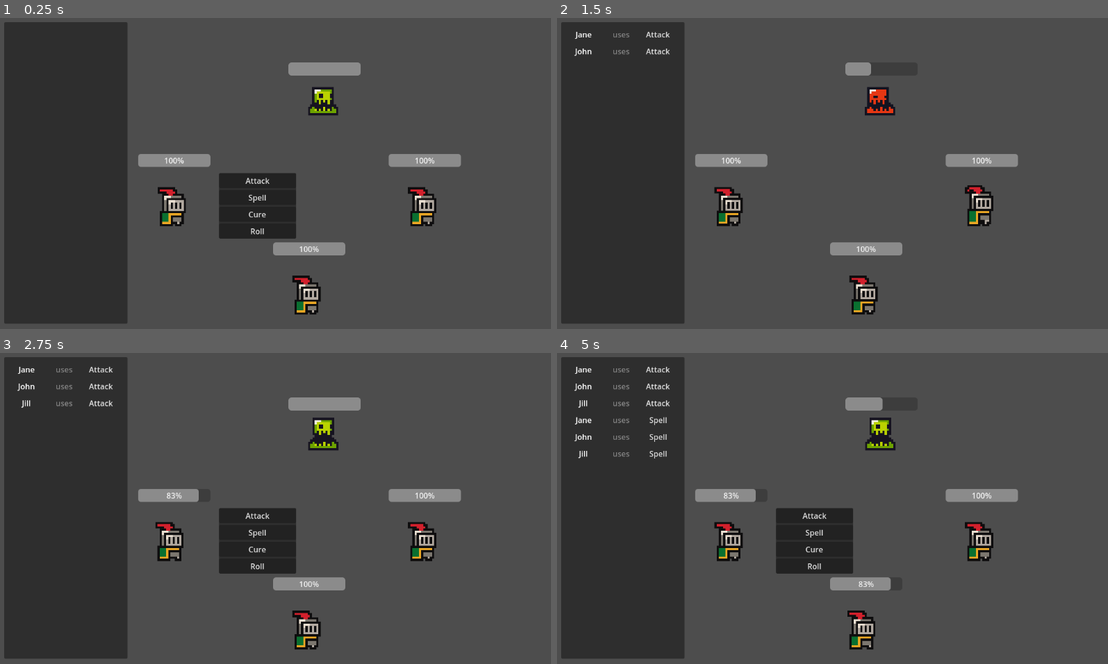
Above: before the commit, frames 1-4 (two rows, left to right).
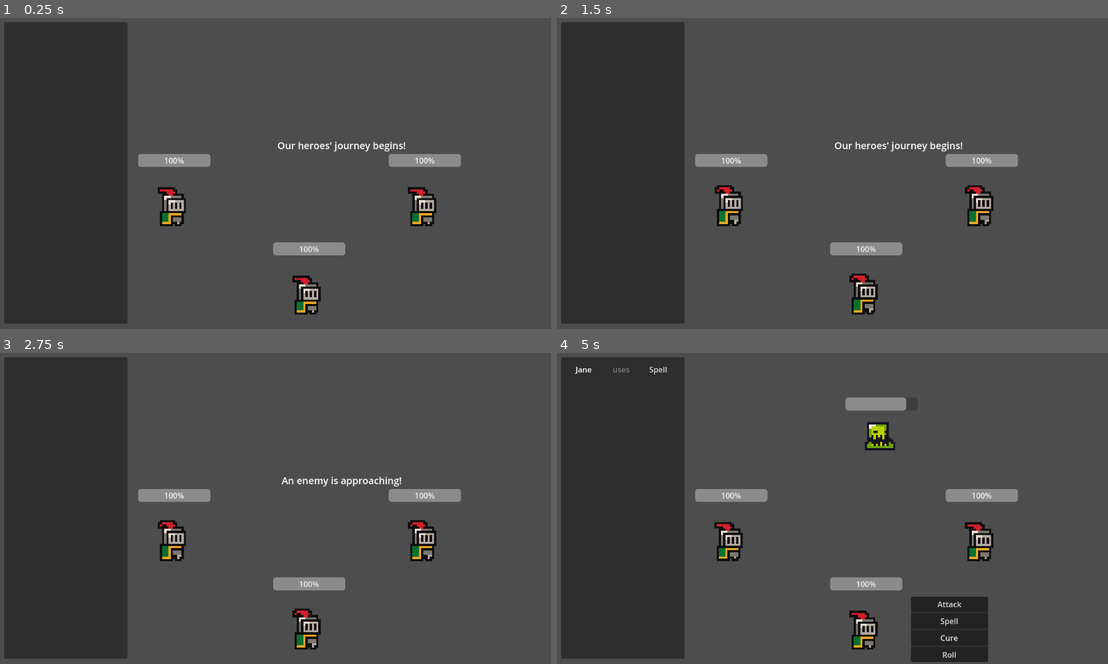
Above: after the commit, the same moments.

Repository: jhobz/rpg-prototype
Game: Godot game, scene res://scenes/game.tscn
Same seed, same stepped clock (60 frames per second), same inputs: the game is played once before the commit and once after it.
Inputs (mouse positions are in pixels of both pictures, inside the frame that each line leads up to):
- Up to frame 1 (0.25 s): no input
- Up to frame 2 (1.5 s): click (815, 179) at 0.5 s, where only the run before the commit has a clickable "Attack"; click (948, 269) at 1.25 s, where only the run before the commit has a clickable "Attack"
- Up to frame 3 (2.75 s): click (506, 514) at 2 s, where only the run before the commit has a clickable "Attack"
- Up to frame 4 (5 s): click (815, 533) at 2.75 s, where only the run before the commit has a clickable "Spell"; click "Spell" at 3.5 s; click (1063, 533) at 4.25 s, where only the run before the commit has a clickable "Spell"

The runs differ from the first frame. In frame 1, 4.1% of the frame differs, in the area x 39-74%, y 14-71%; in frame 2, 1.6%; in frame 3, 5.5%; in frame 4, 7.3%, in the area x 3-80%, y 4-100%.

Commit message:
add back in text delays

Diff:
--- a/logic/game_states/BattleSetup.gd
+++ b/logic/game_states/BattleSetup.gd
@@ -29,8 +29,8 @@
 		return encounter_complete_state
 
 	# whee artificial delays, let's pretend it's for "loading"
-	# if time_active < 1:
-	# 	return null
+	if time_active < 1:
+		return null
 
 	enemies.clear()
 	var battle = encounter.battles[next_battle]
--- a/logic/game_states/EncounterComplete.gd
+++ b/logic/game_states/EncounterComplete.gd
@@ -10,6 +10,6 @@
 	%Status.visible = false
 
 func process(_delta: float) -> State:
-	# if time_active >= 2:
-	return encounter_setup_state
-	# return null
+	if time_active >= 2:
+		return encounter_setup_state
+	return null
--- a/logic/game_states/EncounterSetup.gd
+++ b/logic/game_states/EncounterSetup.gd
@@ -33,8 +33,8 @@
 	if current_encounter >= run.encounters.size():
 		return run_complete_state
 
-	# if time_active < 2:
-	# 	return null
+	if time_active < 2:
+		return null
 
 	battle_setup_state.init(run.encounters[current_encounter])
 	current_encounter += 1
--- a/scenes/game_manager.gd
+++ b/scenes/game_manager.gd
@@ -15,7 +15,7 @@
 var current_enemy_instruction: Instruction
 
 func _ready() -> void:
-	Engine.time_scale = 4
+	# Engine.time_scale = 4
 	Globals.game_manager = self
 	state_machine.init_state_machine()
 
